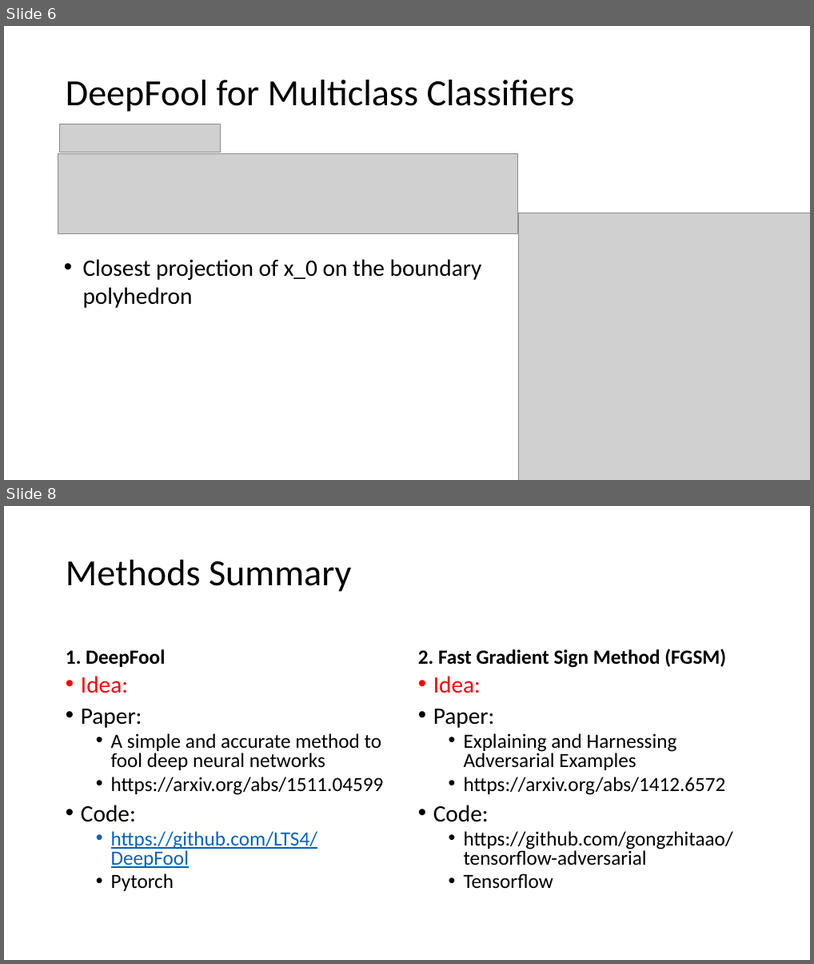
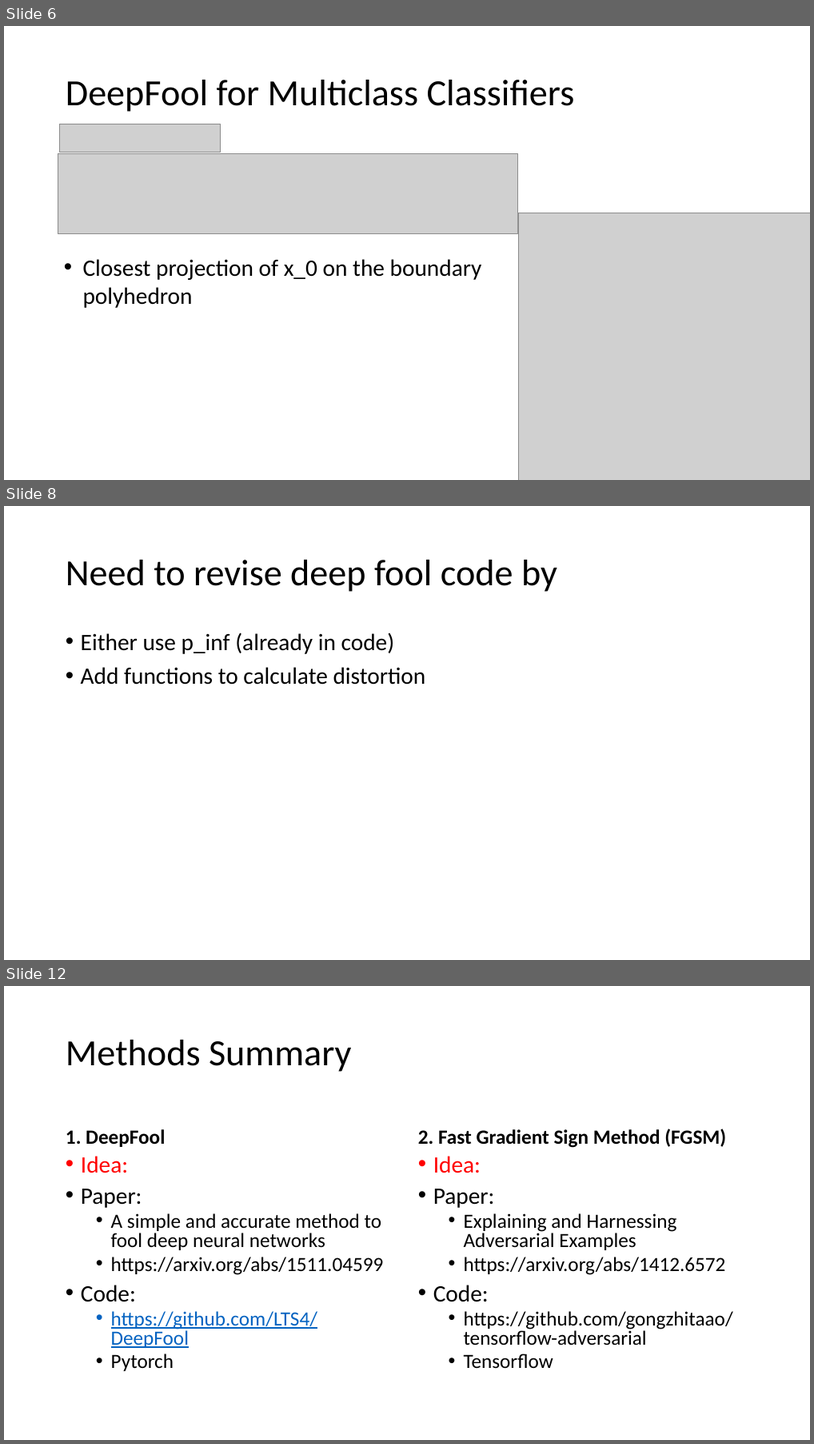
Before and after one commit to karunyas/DeepFool, a slide deck: Docs/Progress slides.pptx. Shown one above the other, each under a label of ours: slides 6 and 8 before the commit, slides 6, 8 and 12 after it; the slides between them are not shown. The pictures are 814x964 and 814x1444 pixels, drawn with LibreOffice and Linux fonts; fonts in the diff are those of the drawing; grey boxes stand for pictures. Boxes give left, top, right and bottom in pixels: in the first picture for what was removed or moved away, otherwise in the second. Text is boxed around its words. In the diff, an @@ line names an element or a change of style, - is before the commit and + after.

```diff
--- a/Docs/Progress slides.pptx
+++ b/Docs/Progress slides.pptx
@@ slide 8 added at (4,506,810,960), background #FFFFFF @@
@@ title added at (66,560,558,592), 44 pt, text #000000 @@
+Need to revise deep fool code by
@@ text added at (81,632,426,684), 28 pt, text #000000 @@
+• Either use p_inf (already in code)
+• Add functions to calculate distortion
@@ what was slide 8 is now slide 12 @@
```
Also in this commit, not shown: 1 slide changed, 3 other slides added, 4 other files.
